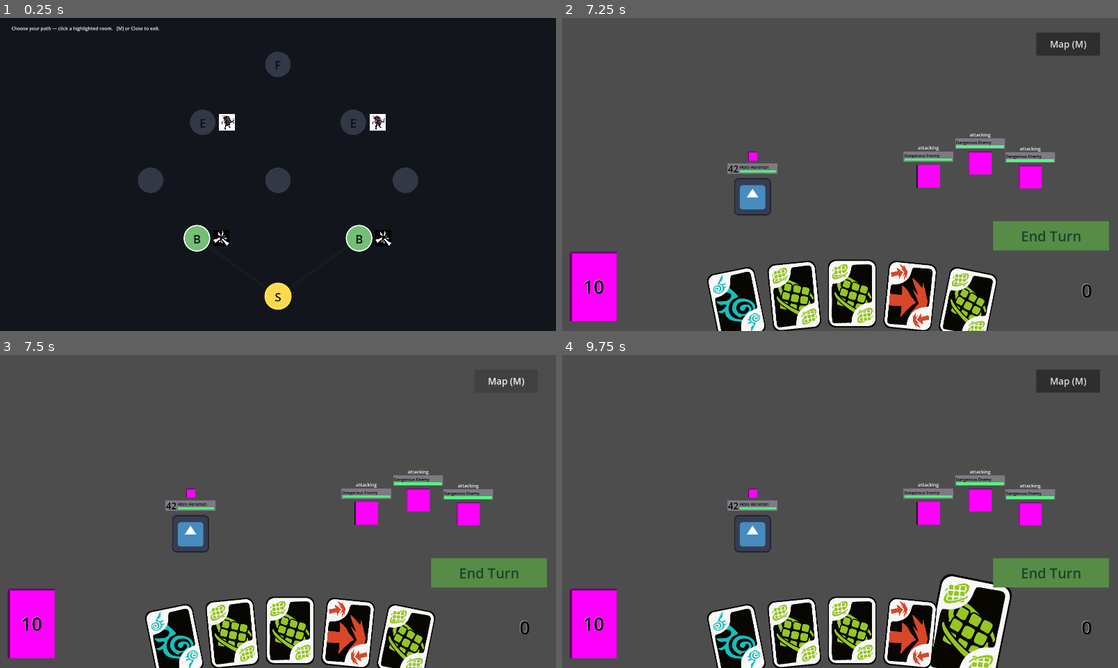
Above: before the commit, frames 1-4 (two rows, left to right).
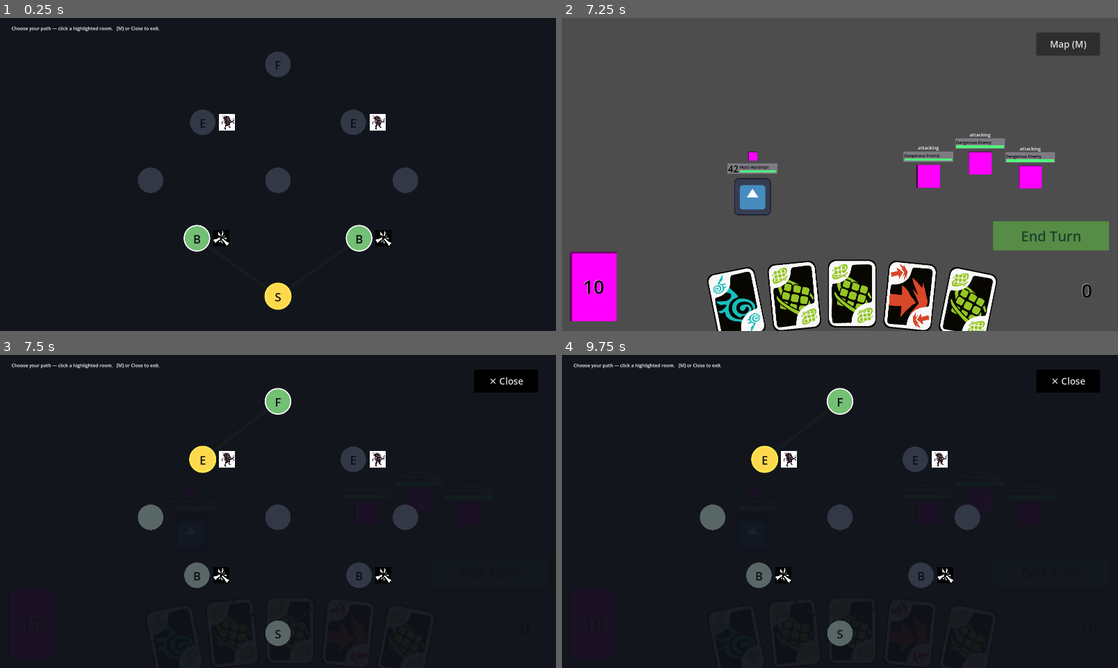
Above: after the commit, the same moments.

Repository: jacob-miller-hq/gmtk-2026
Game: Godot game, scene res://Scenes/map.tscn
Two runs of this game, one before a commit and one after it. Both use one fixed random seed, a clock stepped at 60 frames per second and the inputs below. The engine's default icon, where the game draws it, is replaced by a stand-in: a white triangle on a blue panel in a dark square.
Inputs (mouse positions are in pixels of both pictures, inside the frame that each line leads up to):
- Up to frame 1 (0.25 s): no input
- Up to frame 2 (7.25 s): tap A at 0.5, 1.25, 2.75, 3.5, 5, 5.75 s; move the mouse to (840, 296) at 0.52 s; click (840, 296) at 0.67 s; tap Enter (ui_accept) at 0.77, 1.52, 3.77, 5.27, 6.02 s; move the mouse to (756, 237) at 1.27 s; click (756, 237) at 1.42 s; click "Continue" at 2 s; move the mouse to (923, 237) at 2.77 s; click (923, 237) at 2.92 s; move the mouse to (712, 180) at 3.52 s; click (712, 180) at 3.67 s; click "Continue" at 4.25 s; move the mouse to (840, 180) at 5.02 s; click (840, 180) at 5.17 s; tap M (toggle_map) at 5.65 s; move the mouse to (967, 180) at 5.77 s; click (967, 180) at 5.92 s; move the mouse to (762, 121) at 6.52 s; click (762, 121) at 6.67 s
- Up to frame 3 (7.5 s): click "Map (M)" at 7.25 s
- Up to frame 4 (9.75 s): click "Map (M)" at 8 s; click "Map (M)" at 8.75 s; move the mouse to (967, 639) at 9.52 s; click (967, 639) at 9.67 s

Frames 1-2 are identical in both runs. In frame 3, 96% of the frame differs, in the area x 0-100%, y 0-100%; in frame 4, 96%.

Commit message:
Refined Map open / close UX

Diff:
--- a/Scenes/map.gd
+++ b/Scenes/map.gd
@@ -70,8 +70,16 @@
 		get_viewport().set_input_as_handled()
 
 
+func open() -> void:
+	visible  = true
+
+
 func close() -> void:
 	visible = false
+
+
+func toggle() -> void:
+	visible = not visible
 
 
 # --- Input action ---------------------------------------------------------
--- a/Scenes/map.tscn
+++ b/Scenes/map.tscn
@@ -1,6 +1,9 @@
 [gd_scene format=3 uid="uid://vtp2khnxr2km"]
 
 [ext_resource type="Script" uid="uid://sji67ococ8is" path="res://Scenes/map.gd" id="1_map"]
+
+[sub_resource type="StyleBoxFlat" id="StyleBoxFlat_ci6au"]
+bg_color = Color(0, 0, 0, 1)
 
 [node name="Map" type="CanvasLayer" unique_id=1340297010]
 script = ExtResource("1_map")
@@ -27,12 +30,14 @@
 anchors_preset = 1
 anchor_left = 1.0
 anchor_right = 1.0
-offset_left = -204.0
-offset_top = 36.0
-offset_right = -40.0
-offset_bottom = 104.0
+offset_left = -282.0
+offset_top = 50.0
+offset_right = -62.0
+offset_bottom = 130.0
 grow_horizontal = 0
+theme_override_colors/font_color = Color(0.875, 0.875, 0.875, 1)
 theme_override_font_sizes/font_size = 32
+theme_override_styles/normal = SubResource("StyleBoxFlat_ci6au")
 text = "✕ Close"
 
 [connection signal="pressed" from="CloseButton" to="." method="close"]
